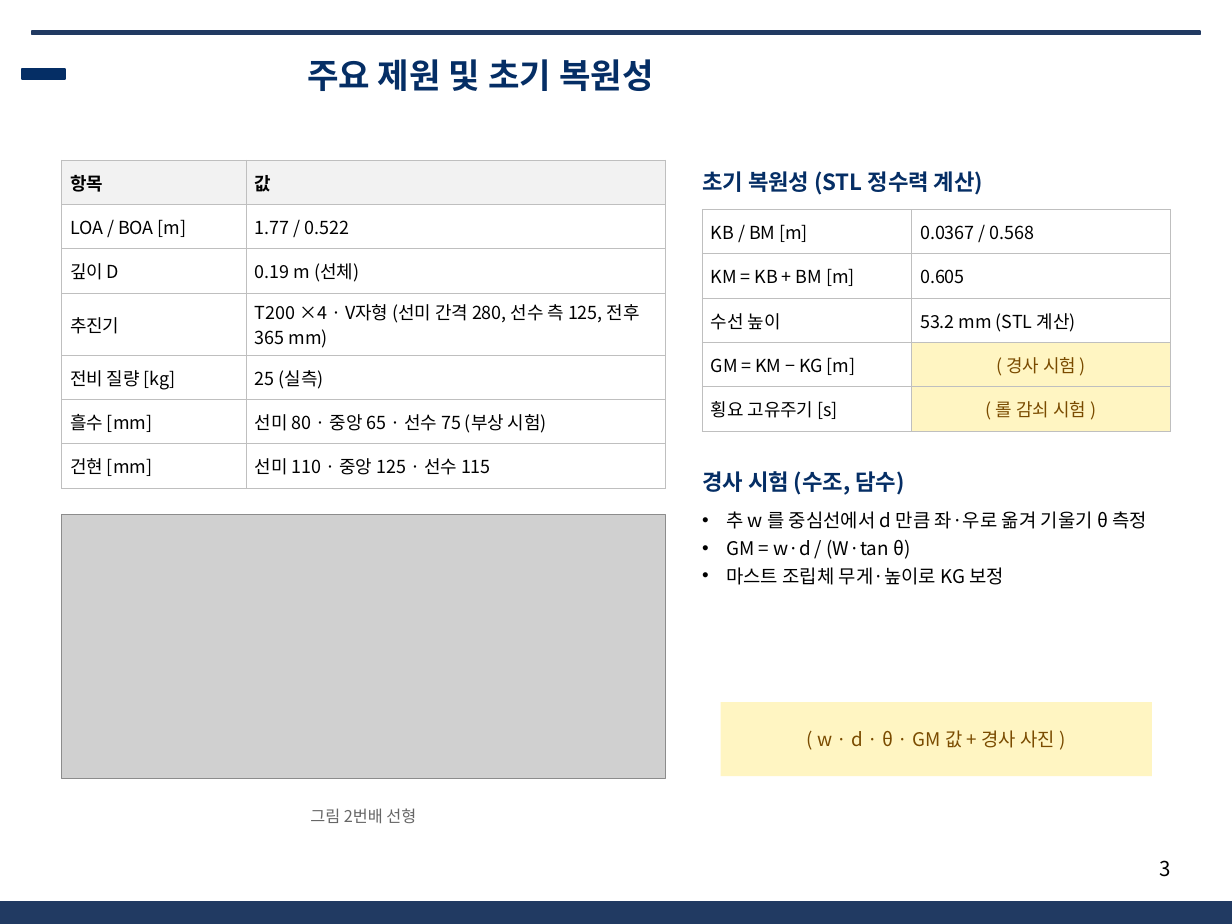
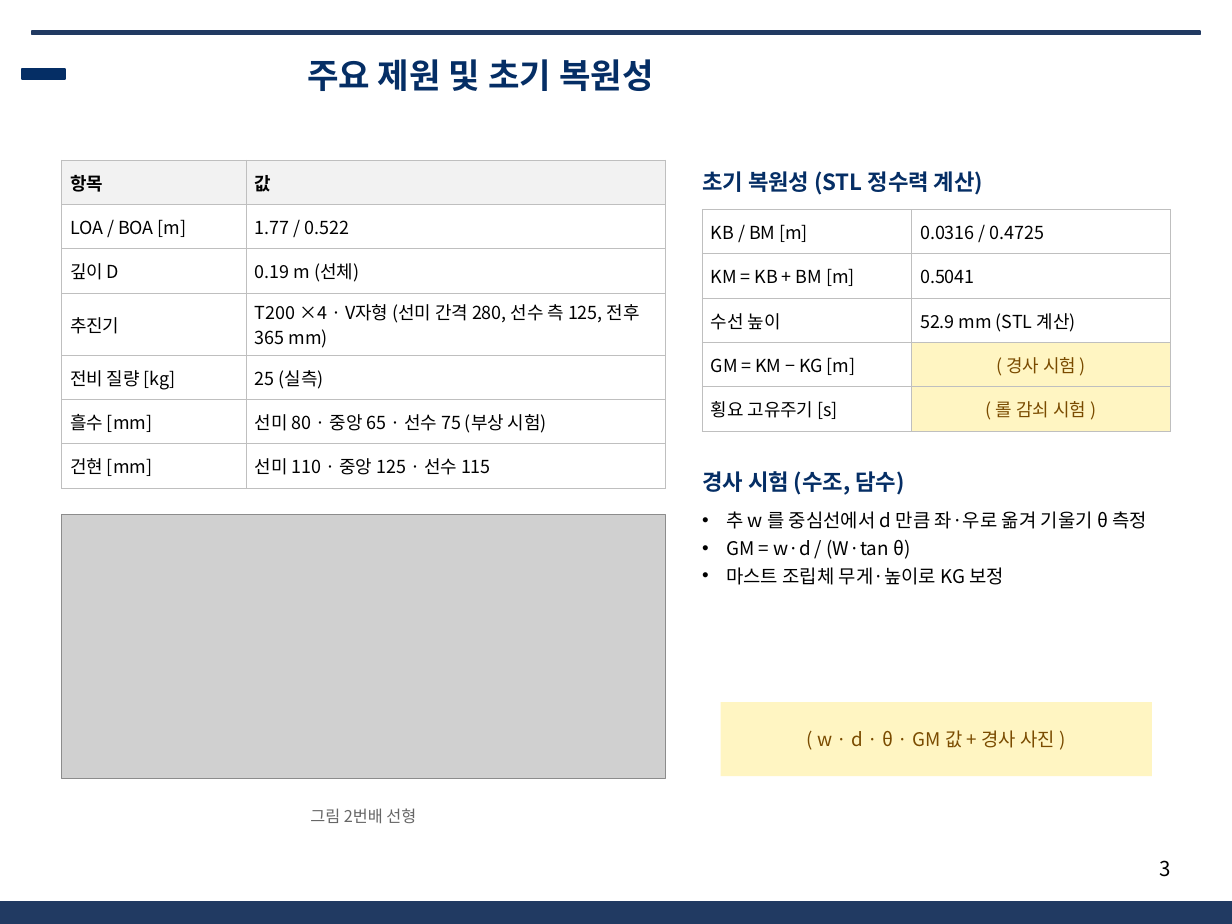
Before and after one commit to unmatsutake377-rgb/ros2_ws, a slide deck: slide 3 of docs/전달용/보고서_분담/발표자료_SSF_B.pptx. Drawn at 1232x924 pixels with LibreOffice and Linux fonts; fonts in the diff are those of the drawing; grey boxes stand for pictures; background and template pictures are left out. Boxes give left, top, right and bottom in pixels: in the first picture for what was removed or moved away, otherwise in the second. Text is boxed around its words. In the diff, an @@ line names an element or a change of style, - is before the commit and + after.

```diff
--- a/docs/전달용/보고서_분담/발표자료_SSF_B.pptx
+++ b/docs/전달용/보고서_분담/발표자료_SSF_B.pptx
@@ table at bbox=[702, 209, 1170, 423] @@
-row 1, column 2: 0.0367 / 0.568
+row 1, column 2: 0.0316 / 0.4725
-row 2, column 2: 0.605
+row 2, column 2: 0.5041
-row 3, column 2: 53.2 mm (STL 계산)
+row 3, column 2: 52.9 mm (STL 계산)
```
Also in this commit, not shown: 5 other files.
